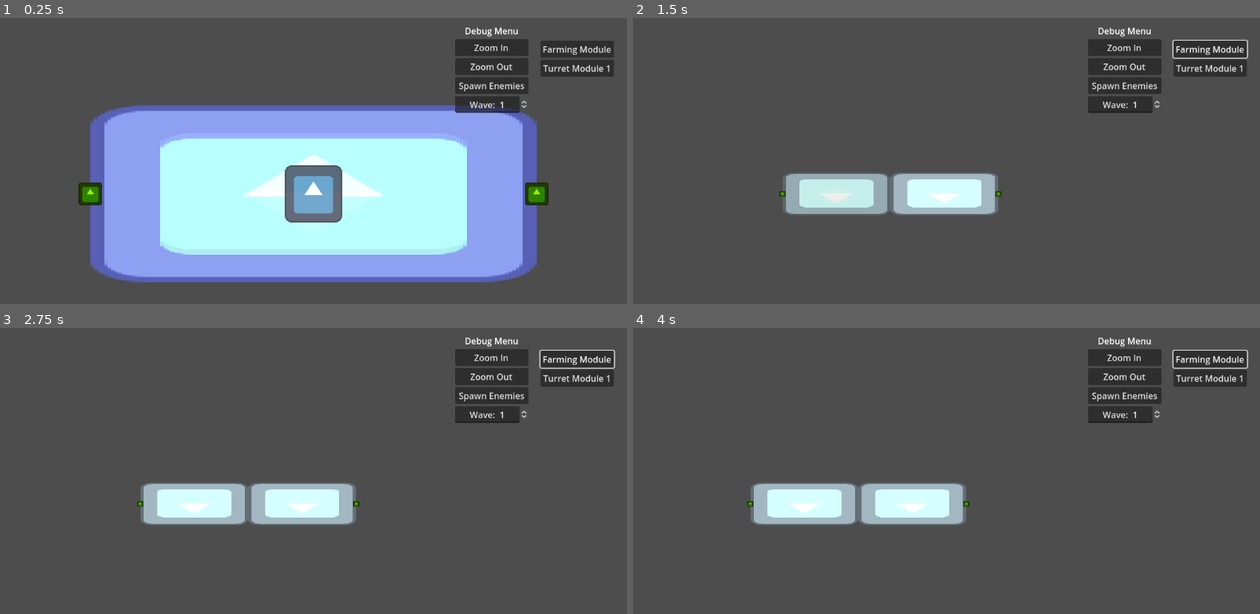
Above: before the commit, frames 1-4 (two rows, left to right).
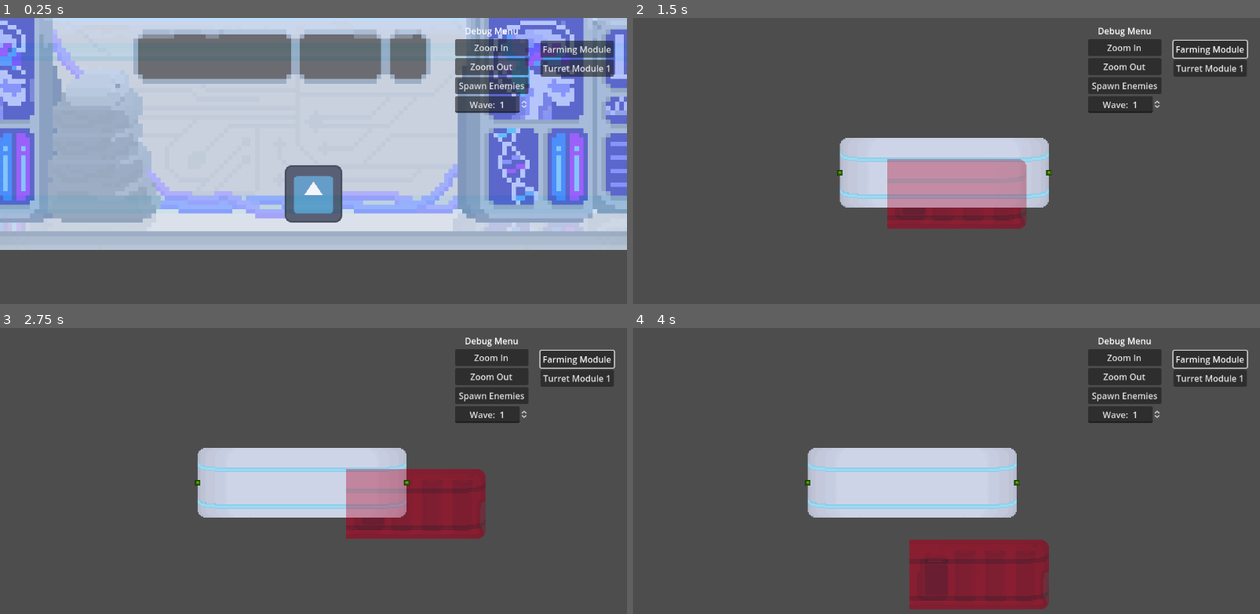
Above: after the commit, the same moments.

Repository: PROGAMER010403/SpaceFarmingGame
Game: Godot game, scene res://Scenes/rayyan_test_scene.tscn
The game is run twice, just before and just after one commit, with the same random seed, the same clock (stepped at 60 frames per second) and the same inputs. The project has no main scene, so this scene is started directly. The engine's default icon, where the game draws it, is replaced by a stand-in: a white triangle on a blue panel in a dark square.
Inputs (mouse positions are in pixels of both pictures, inside the frame that each line leads up to):
- Up to frame 1 (0.25 s): no input
- Up to frame 2 (1.5 s): click "Farming Module" at 0.5 s; move the mouse to (890, 195) at 1.27 s; press the mouse at (890, 195) at 1.28 s; hold D (Key_Right) from 1.28 s (still down)
- Up to frame 3 (2.75 s): move the mouse to (351, 505) at 2.02 s; release D (Key_Right) at 2.03 s; release the mouse at (351, 505) at 2.03 s; hold A (Key_Left) from 2.03 s (still down); click (351, 505) at 2.1 s
- Up to frame 4 (4 s): move the mouse to (770, 505) at 2.77 s; release A (Key_Left) at 2.78 s; press the mouse at (770, 505) at 2.78 s; hold D (Key_Right) from 2.78 s (still down); move the mouse to (915, 573) at 3.52 s; release the mouse at (915, 573) at 3.53 s; click (915, 573) at 3.6 s

The runs differ from the first frame. In frame 1, 86% of the frame differs, in the area x 0-100%, y 0-93%; in frame 2, 11%; in frame 3, 14%; in frame 4, 15%.

Commit message:
Added Assets for Modules
Core Module and Farming Module now have assets but a few tweaks required still to make them fit flawlessly

Diff:
--- a/Prefabs/core_module.tscn
+++ b/Prefabs/core_module.tscn
@@ -1,7 +1,52 @@
-[gd_scene load_steps=8 format=3 uid="uid://di0r7vye68keg"]
+[gd_scene load_steps=16 format=3 uid="uid://di0r7vye68keg"]
 
 [ext_resource type="Texture2D" uid="uid://b0m8nw8kjo73x" path="res://Assets/Sprites/icon.svg" id="1_0t05c"]
 [ext_resource type="Script" path="res://Scripts/ModuleLocalStateManager.gd" id="1_ancuf"]
+[ext_resource type="Texture2D" uid="uid://3134rt6xh22k" path="res://Assets/Sprite-Sheets/CoreModuleAnimated.png" id="2_x0vhu"]
+[ext_resource type="Texture2D" uid="uid://6s8r7li5eljd" path="res://Assets/Sprites/ModuleWall.png" id="3_xcn4k"]
+
+[sub_resource type="AtlasTexture" id="AtlasTexture_y3mb7"]
+atlas = ExtResource("2_x0vhu")
+region = Rect2(0, 0, 192, 64)
+
+[sub_resource type="AtlasTexture" id="AtlasTexture_b8oga"]
+atlas = ExtResource("2_x0vhu")
+region = Rect2(192, 0, 192, 64)
+
+[sub_resource type="AtlasTexture" id="AtlasTexture_ew6gn"]
+atlas = ExtResource("2_x0vhu")
+region = Rect2(384, 0, 192, 64)
+
+[sub_resource type="AtlasTexture" id="AtlasTexture_0x8fv"]
+atlas = ExtResource("2_x0vhu")
+region = Rect2(576, 0, 192, 64)
+
+[sub_resource type="AtlasTexture" id="AtlasTexture_mo18y"]
+atlas = ExtResource("2_x0vhu")
+region = Rect2(768, 0, 192, 64)
+
+[sub_resource type="SpriteFrames" id="SpriteFrames_ipum8"]
+animations = [{
+"frames": [{
+"duration": 1.0,
+"texture": SubResource("AtlasTexture_y3mb7")
+}, {
+"duration": 1.0,
+"texture": SubResource("AtlasTexture_b8oga")
+}, {
+"duration": 1.0,
+"texture": SubResource("AtlasTexture_ew6gn")
+}, {
+"duration": 1.0,
+"texture": SubResource("AtlasTexture_0x8fv")
+}, {
+"duration": 1.0,
+"texture": SubResource("AtlasTexture_mo18y")
+}],
+"loop": true,
+"name": &"default",
+"speed": 7.0
+}]
 
 [sub_resource type="Animation" id="Animation_nxda5"]
 resource_name = "Fade_In"
@@ -15,7 +60,7 @@
 "times": PackedFloat32Array(0, 1),
 "transitions": PackedFloat32Array(1, 1),
 "update": 0,
-"values": [Color(3, 3, 2.34902, 0), Color(3, 3, 2.35, 1)]
+"values": [Color(1, 1, 1, 0), Color(1, 1, 1, 1)]
 }
 
 [sub_resource type="Animation" id="Animation_pjwhw"]
@@ -30,7 +75,7 @@
 "times": PackedFloat32Array(0, 1),
 "transitions": PackedFloat32Array(1, 1),
 "update": 0,
-"values": [Color(3, 3, 2.35, 1), Color(3, 3, 2.34902, 0)]
+"values": [Color(1, 1, 1, 1), Color(1, 1, 1, 0)]
 }
 
 [sub_resource type="Animation" id="Animation_br484"]
@@ -63,18 +108,18 @@
 
 [node name="Container" type="Node2D" parent="."]
 
-[node name="Room" type="Sprite2D" parent="Container"]
-modulate = Color(2.5, 2.5, 4, 1)
+[node name="Room" type="AnimatedSprite2D" parent="Container"]
 z_index = -1
-scale = Vector2(7.75, 3.07813)
-texture = ExtResource("1_0t05c")
+scale = Vector2(10, 10)
+sprite_frames = SubResource("SpriteFrames_ipum8")
+autoplay = "default"
+frame_progress = 0.111216
 
 [node name="Wall" type="Sprite2D" parent="Container"]
 modulate = Color(3, 3, 2.34902, 0)
 z_index = 1
-rotation = -3.14159
-scale = Vector2(7.75, 3.07813)
-texture = ExtResource("1_0t05c")
+scale = Vector2(10, 10)
+texture = ExtResource("3_xcn4k")
 
 [node name="AnimationPlayer" type="AnimationPlayer" parent="Container/Wall"]
 libraries = {
@@ -83,7 +128,7 @@
 
 [node name="LeftEnd" type="Marker2D" parent="Container"]
 z_index = 2
-position = Vector2(-496, 0)
+position = Vector2(-960, 0)
 
 [node name="Area2D" type="Area2D" parent="Container/LeftEnd"]
 
@@ -97,7 +142,7 @@
 
 [node name="RightEnd" type="Marker2D" parent="Container"]
 z_index = 2
-position = Vector2(496, 0)
+position = Vector2(960, 0)
 
 [node name="Area2D" type="Area2D" parent="Container/RightEnd"]
 
--- a/Prefabs/farming_module.tscn
+++ b/Prefabs/farming_module.tscn
@@ -1,7 +1,66 @@
-[gd_scene load_steps=8 format=3 uid="uid://kbweuijtovw6"]
+[gd_scene load_steps=18 format=3 uid="uid://kbweuijtovw6"]
 
 [ext_resource type="Script" path="res://Scripts/ModuleLocalStateManager.gd" id="1_b4e0l"]
+[ext_resource type="Texture2D" uid="uid://chtuo38yqgh8r" path="res://Assets/Sprite-Sheets/FarmingModuleAnimated.png" id="2_4uvm5"]
 [ext_resource type="Texture2D" uid="uid://b0m8nw8kjo73x" path="res://Assets/Sprites/icon.svg" id="2_g0s4h"]
+[ext_resource type="Texture2D" uid="uid://bsxdooy2pdsgf" path="res://Assets/Sprites/ModuleWallHalfGreen.png" id="3_si63h"]
+
+[sub_resource type="AtlasTexture" id="AtlasTexture_nlan8"]
+atlas = ExtResource("2_4uvm5")
+region = Rect2(0, 0, 128, 64)
+
+[sub_resource type="AtlasTexture" id="AtlasTexture_lc5vv"]
+atlas = ExtResource("2_4uvm5")
+region = Rect2(128, 0, 128, 64)
+
+[sub_resource type="AtlasTexture" id="AtlasTexture_g52pp"]
+atlas = ExtResource("2_4uvm5")
+region = Rect2(256, 0, 128, 64)
+
+[sub_resource type="AtlasTexture" id="AtlasTexture_yjajh"]
+atlas = ExtResource("2_4uvm5")
+region = Rect2(384, 0, 128, 64)
+
+[sub_resource type="AtlasTexture" id="AtlasTexture_t14yo"]
+atlas = ExtResource("2_4uvm5")
+region = Rect2(512, 0, 128, 64)
+
+[sub_resource type="AtlasTexture" id="AtlasTexture_pno76"]
+atlas = ExtResource("2_4uvm5")
+region = Rect2(640, 0, 128, 64)
+
+[sub_resource type="AtlasTexture" id="AtlasTexture_n68e6"]
+atlas = ExtResource("2_4uvm5")
+region = Rect2(768, 0, 128, 64)
+
+[sub_resource type="SpriteFrames" id="SpriteFrames_lq7ph"]
+animations = [{
+"frames": [{
+"duration": 1.0,
+"texture": SubResource("AtlasTexture_nlan8")
+}, {
+"duration": 1.0,
+"texture": SubResource("AtlasTexture_lc5vv")
+}, {
+"duration": 1.0,
+"texture": SubResource("AtlasTexture_g52pp")
+}, {
+"duration": 1.0,
+"texture": SubResource("AtlasTexture_yjajh")
+}, {
+"duration": 1.0,
+"texture": SubResource("AtlasTexture_t14yo")
+}, {
+"duration": 1.0,
+"texture": SubResource("AtlasTexture_pno76")
+}, {
+"duration": 1.0,
+"texture": SubResource("AtlasTexture_n68e6")
+}],
+"loop": true,
+"name": &"default",
+"speed": 7.0
+}]
 
 [sub_resource type="Animation" id="Animation_nxda5"]
 resource_name = "Fade_In"
@@ -15,7 +74,7 @@
 "times": PackedFloat32Array(0, 1),
 "transitions": PackedFloat32Array(1, 1),
 "update": 0,
-"values": [Color(3, 3, 2.34902, 0), Color(3, 3, 2.35, 1)]
+"values": [Color(1, 1, 1, 0), Color(1, 1, 1, 1)]
 }
 
 [sub_resource type="Animation" id="Animation_pjwhw"]
@@ -30,7 +89,7 @@
 "times": PackedFloat32Array(0, 1),
 "transitions": PackedFloat32Array(1, 1),
 "update": 0,
-"values": [Color(3, 3, 2.35, 1), Color(3, 3, 2.34902, 0)]
+"values": [Color(1, 1, 1, 1), Color(1, 1, 1, 0)]
 }
 
 [sub_resource type="Animation" id="Animation_br484"]
@@ -58,23 +117,22 @@
 [sub_resource type="RectangleShape2D" id="RectangleShape2D_2n0ox"]
 size = Vector2(108, 106)
 
-[node name="CoreModule" type="Node2D"]
+[node name="FarmingModule" type="Node2D"]
 script = ExtResource("1_b4e0l")
 
 [node name="Container" type="Node2D" parent="."]
+position = Vector2(590, 0)
 
-[node name="Room" type="Sprite2D" parent="Container"]
-modulate = Color(0.262745, 0.32549, 0, 1)
-z_index = -1
-scale = Vector2(7.75, 3.07813)
-texture = ExtResource("2_g0s4h")
+[node name="Room" type="AnimatedSprite2D" parent="Container"]
+scale = Vector2(10, 10)
+sprite_frames = SubResource("SpriteFrames_lq7ph")
+autoplay = "default"
 
 [node name="Wall" type="Sprite2D" parent="Container"]
 modulate = Color(3, 3, 2.34902, 0)
 z_index = 1
-rotation = -3.14159
-scale = Vector2(7.75, 3.07813)
-texture = ExtResource("2_g0s4h")
+scale = Vector2(10, 10)
+texture = ExtResource("3_si63h")
 
 [node name="AnimationPlayer" type="AnimationPlayer" parent="Container/Wall"]
 libraries = {
@@ -83,7 +141,7 @@
 
 [node name="LeftEnd" type="Marker2D" parent="Container"]
 z_index = 2
-position = Vector2(-496, 0)
+position = Vector2(-640, 0)
 
 [node name="Area2D" type="Area2D" parent="Container/LeftEnd"]
 
@@ -97,7 +155,7 @@
 
 [node name="RightEnd" type="Marker2D" parent="Container"]
 z_index = 2
-position = Vector2(496, 0)
+position = Vector2(640, 0)
 
 [node name="Area2D" type="Area2D" parent="Container/RightEnd"]
 
--- a/Prefabs/zooming_camera_2d.tscn
+++ b/Prefabs/zooming_camera_2d.tscn
@@ -1,21 +1,6 @@
 [gd_scene load_steps=6 format=3 uid="uid://be0bxra4qmnsx"]
 
 [ext_resource type="Script" path="res://Scripts/ZoomIn&ZoomOut.gd" id="1_4imsh"]
-
-[sub_resource type="Animation" id="Animation_46uyb"]
-resource_name = "zoom_out_animation"
-tracks/0/type = "value"
-tracks/0/imported = false
-tracks/0/enabled = true
-tracks/0/path = NodePath(".:zoom")
-tracks/0/interp = 1
-tracks/0/loop_wrap = true
-tracks/0/keys = {
-"times": PackedFloat32Array(0, 1),
-"transitions": PackedFloat32Array(1, 1),
-"update": 0,
-"values": [Vector2(1, 1), Vector2(0.2, 0.2)]
-}
 
 [sub_resource type="Animation" id="Animation_nsjd2"]
 length = 0.001
@@ -44,7 +29,22 @@
 "times": PackedFloat32Array(0, 1),
 "transitions": PackedFloat32Array(1, 1),
 "update": 0,
-"values": [Vector2(0.2, 0.2), Vector2(1, 1)]
+"values": [Vector2(0.2, 0.2), Vector2(0.8, 0.8)]
+}
+
+[sub_resource type="Animation" id="Animation_46uyb"]
+resource_name = "zoom_out_animation"
+tracks/0/type = "value"
+tracks/0/imported = false
+tracks/0/enabled = true
+tracks/0/path = NodePath(".:zoom")
+tracks/0/interp = 1
+tracks/0/loop_wrap = true
+tracks/0/keys = {
+"times": PackedFloat32Array(0, 1),
+"transitions": PackedFloat32Array(1, 1),
+"update": 0,
+"values": [Vector2(1, 1), Vector2(0.2, 0.2)]
 }
 
 [sub_resource type="AnimationLibrary" id="AnimationLibrary_civ1d"]
--- a/Scenes/rayyan_test_scene.tscn
+++ b/Scenes/rayyan_test_scene.tscn
@@ -8,10 +8,6 @@
 
 [node name="Node2D" type="Node2D"]
 script = ExtResource("1_7tasb")
-
-[node name="Player" parent="." instance=ExtResource("1_sjeir")]
-
-[node name="CoreModule" parent="." instance=ExtResource("2_ucc5e")]
 
 [node name="CanvasLayer" type="CanvasLayer" parent="."]
 
@@ -78,6 +74,11 @@
 alignment = 1
 prefix = "Wave: "
 
+[node name="Player" parent="." instance=ExtResource("1_sjeir")]
+position = Vector2(0, 196)
+
+[node name="CoreModule" parent="." instance=ExtResource("2_ucc5e")]
+
 [connection signal="pressed" from="CanvasLayer/BuildUI/VBoxContainer/FarmingModule" to="CanvasLayer/BuildUI" method="_on_farming_module_pressed"]
 [connection signal="pressed" from="CanvasLayer/BuildUI/VBoxContainer/TurretModule1" to="CanvasLayer/BuildUI" method="_on_turret_module_1_pressed"]
 [connection signal="pressed" from="CanvasLayer/BuildUI/DebugMenu/ZoomIn" to="CanvasLayer/BuildUI/DebugMenu" method="_on_zoom_in_pressed"]
--- a/Scripts/MainNode.gd
+++ b/Scripts/MainNode.gd
@@ -45,9 +45,7 @@
 	var spawnPosition : Vector2
 	if spawnPositionIndex == 1:
 		spawnPosition = GlobalStatesManager.RightMostOpenEnd.global_position
-		print ("right")
 	elif spawnPositionIndex == 2:
-		print ("left")
 		spawnPosition = GlobalStatesManager.LeftMostOpenEnd.global_position
 
 	return spawnPosition
@@ -62,6 +60,6 @@
 	elif enemyIndex == 3:
 		newEnemy1Instance = Enemy3Prefab.instantiate()
 
-	newEnemy1Instance.global_position = Vector2 (spawnPosition.x, 65)
+	newEnemy1Instance.global_position = Vector2 (spawnPosition.x, 320)
 	newEnemy1Instance.name = "Type" + str(enemyIndex) + "Enemy"
 	RootNode.add_child(newEnemy1Instance)
--- a/Scripts/ModuleLocalStateManager.gd
+++ b/Scripts/ModuleLocalStateManager.gd
@@ -22,10 +22,9 @@
 
 	if MODULE_STATE == 1:
 		if get_global_mouse_position().x >= 0:
-			ContainerObject.position.x = 496
 			global_position = get_global_mouse_position()
 		elif get_global_mouse_position().x <= 0:
-			ContainerObject.position.x = -496
+			$Container/Room.flip_h
 			global_position = get_global_mouse_position()
 	elif MODULE_STATE == 2:
 		GlobalStatesManager.CurrentModuleAtMouse.global_position = snapTo.global_position
@@ -34,6 +33,7 @@
 func _input(event):
 	if event.is_action_pressed("Mouse_Left_Click") && GlobalStatesManager.CurrentModuleAtMouse != null && snapTo != null:
 		GlobalStatesManager.CurrentModuleAtMouse.MODULE_STATE = 3
+		GlobalStatesManager.CurrentModuleAtMouse.z_index = snapTo.get_parent().get_parent().z_index - 2
 		snapTo.hide()
 		update_state_characteristics()
 		GlobalStatesManager.CurrentModuleAtMouse.snapTo = null
Binary file added: Assets/Sprite-Sheets/CoreModuleAnimated.png
Not shown, added: Assets/Sprite-Sheets/CoreModuleAnimated.png.import
Binary file added: Assets/Sprite-Sheets/FarmingModuleAnimated.png
Not shown, added: Assets/Sprite-Sheets/FarmingModuleAnimated.png.import
Binary file added: Assets/Sprites/ModuleWall.png
Not shown, added: Assets/Sprites/ModuleWall.png.import
Binary file added: Assets/Sprites/ModuleWallHalfGreen.png
Not shown, added: Assets/Sprites/ModuleWallHalfGreen.png.import
